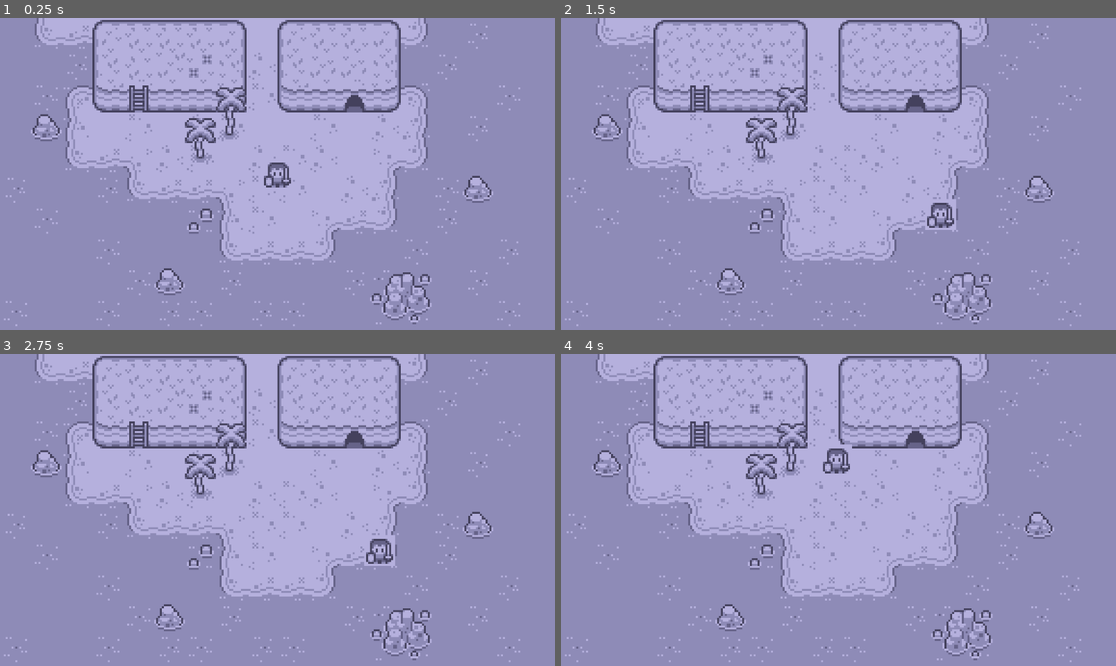
Above: before the commit, frames 1-4 (two rows, left to right).
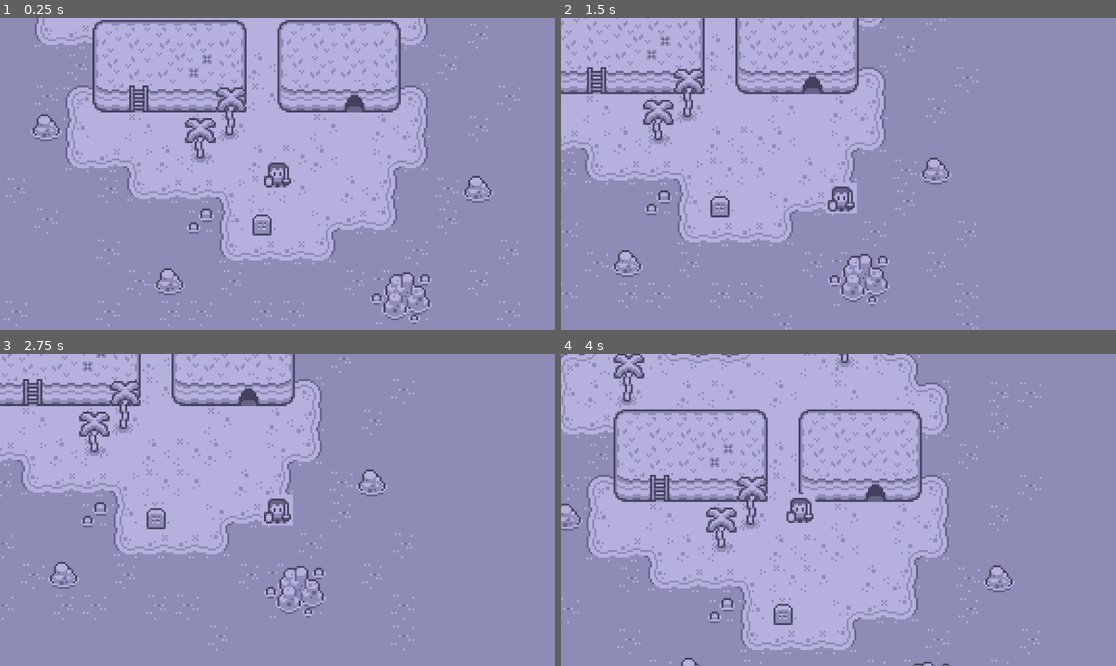
Above: after the commit, the same moments.

Repository: xexemery/exploration-game
Game: Godot game, scene res://scenes/game.tscn
The game is run twice, just before and just after one commit, with the same random seed, the same clock (stepped at 60 frames per second) and the same inputs.
Inputs:
- Up to frame 1 (0.25 s): no input
- Up to frame 2 (1.5 s): tap Enter at 0.5 s; hold D (move_right) 0.53-1.28 s; hold S (move_down) from 1.28 s (still down)
- Up to frame 3 (2.75 s): release S (move_down) at 2.03 s; hold D (move_right) from 2.03 s (still down)
- Up to frame 4 (4 s): tap Space at 2.75 s; release D (move_right) at 2.78 s; hold W (move_up) 2.78-3.53 s; hold A (move_left) from 3.53 s (still down)

The runs differ from the first frame. In frame 1, 0.2% of the frame differs, in the area x 44-50%, y 60-70%; in frame 2, 31%, in the area x 0-94%, y 0-100%; in frame 3, 30%; in frame 4, 30%.

Commit message:
Make camera follow player

Diff:
--- a/scenes/game.tscn
+++ b/scenes/game.tscn
@@ -484,13 +484,222 @@
 7:1/0 = 0
 8:1/0 = 0
 9:1/0 = 0
+9:1/0/physics_layer_0/polygon_0/points = PackedVector2Array(-8, -8, 8, -8, 8, 8, -8, 8)
 10:1/0 = 0
+10:1/0/physics_layer_0/polygon_0/points = PackedVector2Array(-8, -8, 8, -8, 8, 8, -8, 8)
 11:1/0 = 0
+11:1/0/physics_layer_0/polygon_0/points = PackedVector2Array(-8, -8, 8, -8, 8, 8, -8, 8)
 12:1/0 = 0
+12:1/0/physics_layer_0/polygon_0/points = PackedVector2Array(-8, -8, 8, -8, 8, 8, -8, 8)
 13:1/0 = 0
+13:1/0/physics_layer_0/polygon_0/points = PackedVector2Array(-8, -8, 8, -8, 8, 8, -8, 8)
 14:1/0 = 0
 15:1/0 = 0
 16:1/0 = 0
+0:2/0 = 0
+1:2/0 = 0
+2:2/0 = 0
+3:2/0 = 0
+4:2/0 = 0
+5:2/0 = 0
+6:2/0 = 0
+7:2/0 = 0
+8:2/0 = 0
+9:2/0 = 0
+9:2/0/physics_layer_0/polygon_0/points = PackedVector2Array(-8, -8, 8, -8, 8, 8, -8, 8)
+10:2/0 = 0
+10:2/0/physics_layer_0/polygon_0/points = PackedVector2Array(-8, -8, 8, -8, 8, 8, -8, 8)
+11:2/0 = 0
+11:2/0/physics_layer_0/polygon_0/points = PackedVector2Array(-8, -8, 8, -8, 8, 8, -8, 8)
+12:2/0 = 0
+12:2/0/physics_layer_0/polygon_0/points = PackedVector2Array(-8, -8, 8, -8, 8, 8, -8, 8)
+13:2/0 = 0
+13:2/0/physics_layer_0/polygon_0/points = PackedVector2Array(-8, -8, 8, -8, 8, 8, -8, 8)
+14:2/0 = 0
+15:2/0 = 0
+16:2/0 = 0
+0:3/0 = 0
+1:3/0 = 0
+2:3/0 = 0
+3:3/0 = 0
+4:3/0 = 0
+5:3/0 = 0
+6:3/0 = 0
+7:3/0 = 0
+8:3/0 = 0
+9:3/0 = 0
+9:3/0/physics_layer_0/polygon_0/points = PackedVector2Array(-8, -8, 8, -8, 8, 8, -8, 8)
+10:3/0 = 0
+10:3/0/physics_layer_0/polygon_0/points = PackedVector2Array(-8, -8, 8, -8, 8, 8, -8, 8)
+11:3/0 = 0
+11:3/0/physics_layer_0/polygon_0/points = PackedVector2Array(-8, -8, 8, -8, 8, 8, -8, 8)
+12:3/0 = 0
+12:3/0/physics_layer_0/polygon_0/points = PackedVector2Array(-8, -8, 8, -8, 8, 8, -8, 8)
+13:3/0 = 0
+13:3/0/physics_layer_0/polygon_0/points = PackedVector2Array(-8, -8, 8, -8, 8, 8, -8, 8)
+14:3/0 = 0
+15:3/0 = 0
+16:3/0 = 0
+0:4/0 = 0
+1:4/0 = 0
+2:4/0 = 0
+3:4/0 = 0
+4:4/0 = 0
+5:4/0 = 0
+6:4/0 = 0
+7:4/0 = 0
+8:4/0 = 0
+9:4/0 = 0
+10:4/0 = 0
+11:4/0 = 0
+12:4/0 = 0
+13:4/0 = 0
+14:4/0 = 0
+15:4/0 = 0
+16:4/0 = 0
+0:5/0 = 0
+0:5/0/physics_layer_0/polygon_0/points = PackedVector2Array(-8, -8, 8, -8, 8, 8, -8, 8)
+1:5/0 = 0
+1:5/0/physics_layer_0/polygon_0/points = PackedVector2Array(-8, -8, 8, -8, 8, 8, -8, 8)
+2:5/0 = 0
+2:5/0/physics_layer_0/polygon_0/points = PackedVector2Array(-8, -8, 8, -8, 8, 8, -8, 8)
+3:5/0 = 0
+3:5/0/physics_layer_0/polygon_0/points = PackedVector2Array(-8, -8, 8, -8, 8, 8, -8, 8)
+4:5/0 = 0
+5:5/0 = 0
+5:5/0/physics_layer_0/polygon_0/points = PackedVector2Array(-8, -8, 8, -8, 8, 8, -8, 8)
+6:5/0 = 0
+7:5/0 = 0
+8:5/0 = 0
+8:5/0/physics_layer_0/polygon_0/points = PackedVector2Array(-8, -8, 8, -8, 8, 8, -8, 8)
+9:5/0 = 0
+9:5/0/physics_layer_0/polygon_0/points = PackedVector2Array(-8, -8, 8, -8, 8, 8, -8, 8)
+10:5/0 = 0
+10:5/0/physics_layer_0/polygon_0/points = PackedVector2Array(-8, -8, 8, -8, 8, 8, -8, 8)
+11:5/0 = 0
+11:5/0/physics_layer_0/polygon_0/points = PackedVector2Array(-8, -8, 8, -8, 8, 8, -8, 8)
+12:5/0 = 0
+12:5/0/physics_layer_0/polygon_0/points = PackedVector2Array(-8, -8, 8, -8, 8, 8, -8, 8)
+13:5/0 = 0
+13:5/0/physics_layer_0/polygon_0/points = PackedVector2Array(-8, -8, 8, -8, 8, 8, -8, 8)
+14:5/0 = 0
+14:5/0/physics_layer_0/polygon_0/points = PackedVector2Array(-8, -8, 8, -8, 8, 8, -8, 8)
+15:5/0 = 0
+15:5/0/physics_layer_0/polygon_0/points = PackedVector2Array(-8, -8, 8, -8, 8, 8, -8, 8)
+16:5/0 = 0
+16:5/0/physics_layer_0/polygon_0/points = PackedVector2Array(-8, -8, 8, -8, 8, 8, -8, 8)
+0:6/0 = 0
+0:6/0/physics_layer_0/polygon_0/points = PackedVector2Array(-8, -8, 8, -8, 8, 8, -8, 8)
+1:6/0 = 0
+1:6/0/physics_layer_0/polygon_0/points = PackedVector2Array(-8, -8, 8, -8, 8, 8, -8, 8)
+2:6/0 = 0
+2:6/0/physics_layer_0/polygon_0/points = PackedVector2Array(-8, -8, 8, -8, 8, 8, -8, 8)
+3:6/0 = 0
+3:6/0/physics_layer_0/polygon_0/points = PackedVector2Array(-8, -8, 8, -8, 8, 8, -8, 8)
+4:6/0 = 0
+4:6/0/physics_layer_0/polygon_0/points = PackedVector2Array(-8, -8, 8, -8, 8, 8, -8, 8)
+5:6/0 = 0
+5:6/0/physics_layer_0/polygon_0/points = PackedVector2Array(-8, -8, 8, -8, 8, 8, -8, 8)
+6:6/0 = 0
+6:6/0/physics_layer_0/polygon_0/points = PackedVector2Array(-8, -8, 8, -8, 8, 8, -8, 8)
+7:6/0 = 0
+7:6/0/physics_layer_0/polygon_0/points = PackedVector2Array(-8, -8, 8, -8, 8, 8, -8, 8)
+8:6/0 = 0
+8:6/0/physics_layer_0/polygon_0/points = PackedVector2Array(-8, -8, 8, -8, 8, 8, -8, 8)
+9:6/0 = 0
+9:6/0/physics_layer_0/polygon_0/points = PackedVector2Array(-8, -8, 8, -8, 8, 8, -8, 8)
+10:6/0 = 0
+10:6/0/physics_layer_0/polygon_0/points = PackedVector2Array(-8, -8, 8, -8, 8, 8, -8, 8)
+11:6/0 = 0
+11:6/0/physics_layer_0/polygon_0/points = PackedVector2Array(-8, -8, 8, -8, 8, 8, -8, 8)
+12:6/0 = 0
+12:6/0/physics_layer_0/polygon_0/points = PackedVector2Array(-8, -8, 8, -8, 8, 8, -8, 8)
+13:6/0 = 0
+13:6/0/physics_layer_0/polygon_0/points = PackedVector2Array(-8, -8, 8, -8, 8, 8, -8, 8)
+14:6/0 = 0
+14:6/0/physics_layer_0/polygon_0/points = PackedVector2Array(-8, -8, 8, -8, 8, 8, -8, 8)
+15:6/0 = 0
+16:6/0 = 0
+0:7/0 = 0
+0:7/0/physics_layer_0/polygon_0/points = PackedVector2Array(-8, -8, 8, -8, 8, 8, -8, 8)
+1:7/0 = 0
+1:7/0/physics_layer_0/polygon_0/points = PackedVector2Array(-8, -8, 8, -8, 8, 8, -8, 8)
+2:7/0 = 0
+2:7/0/physics_layer_0/polygon_0/points = PackedVector2Array(-8, -8, 8, -8, 8, 8, -8, 8)
+3:7/0 = 0
+3:7/0/physics_layer_0/polygon_0/points = PackedVector2Array(-8, -8, 8, -8, 8, 8, -8, 8)
+4:7/0 = 0
+4:7/0/physics_layer_0/polygon_0/points = PackedVector2Array(-8, -8, 8, -8, 8, 8, -8, 8)
+5:7/0 = 0
+5:7/0/physics_layer_0/polygon_0/points = PackedVector2Array(-8, -8, 8, -8, 8, 8, -8, 8)
+6:7/0 = 0
+6:7/0/physics_layer_0/polygon_0/points = PackedVector2Array(-8, -8, 8, -8, 8, 8, -8, 8)
+7:7/0 = 0
+7:7/0/physics_layer_0/polygon_0/points = PackedVector2Array(-8, -8, 8, -8, 8, 8, -8, 8)
+8:7/0 = 0
+8:7/0/physics_layer_0/polygon_0/points = PackedVector2Array(-8, -8, 8, -8, 8, 8, -8, 8)
+9:7/0 = 0
+9:7/0/physics_layer_0/polygon_0/points = PackedVector2Array(-8, -8, 8, -8, 8, 8, -8, 8)
+10:7/0 = 0
+10:7/0/physics_layer_0/polygon_0/points = PackedVector2Array(-8, -8, 8, -8, 8, 8, -8, 8)
+11:7/0 = 0
+11:7/0/physics_layer_0/polygon_0/points = PackedVector2Array(-8, -8, 8, -8, 8, 8, -8, 8)
+12:7/0 = 0
+12:7/0/physics_layer_0/polygon_0/points = PackedVector2Array(-8, -8, 8, -8, 8, 8, -8, 8)
+13:7/0 = 0
+13:7/0/physics_layer_0/polygon_0/points = PackedVector2Array(-8, -8, 8, -8, 8, 8, -8, 8)
+14:7/0 = 0
+14:7/0/physics_layer_0/polygon_0/points = PackedVector2Array(-8, -8, 8, -8, 8, 8, -8, 8)
+15:7/0 = 0
+15:7/0/physics_layer_0/polygon_0/points = PackedVector2Array(-8, -8, 8, -8, 8, 8, -8, 8)
+16:7/0 = 0
+16:7/0/physics_layer_0/polygon_0/points = PackedVector2Array(-8, -8, 8, -8, 8, 8, -8, 8)
+
+[sub_resource type="TileSetAtlasSource" id="TileSetAtlasSource_p57ef"]
+texture = ExtResource("1_yqjtg")
+0:0/0 = 0
+1:0/0 = 0
+2:0/0 = 0
+3:0/0 = 0
+4:0/0 = 0
+5:0/0 = 0
+6:0/0 = 0
+7:0/0 = 0
+8:0/0 = 0
+9:0/0 = 0
+10:0/0 = 0
+11:0/0 = 0
+12:0/0 = 0
+13:0/0 = 0
+13:0/0/physics_layer_0/polygon_0/points = PackedVector2Array(-8, -8, 8, -8, 8, 8, -8, 8)
+14:0/0 = 0
+14:0/0/physics_layer_0/polygon_0/points = PackedVector2Array(-8, -8, 8, -8, 8, 8, -8, 8)
+15:0/0 = 0
+15:0/0/physics_layer_0/polygon_0/points = PackedVector2Array(-8, -8, 8, -8, 8, 8, -8, 8)
+16:0/0 = 0
+16:0/0/physics_layer_0/polygon_0/points = PackedVector2Array(-8, -8, 8, -8, 8, 8, -8, 8)
+0:1/0 = 0
+1:1/0 = 0
+2:1/0 = 0
+3:1/0 = 0
+4:1/0 = 0
+5:1/0 = 0
+6:1/0 = 0
+7:1/0 = 0
+8:1/0 = 0
+9:1/0 = 0
+10:1/0 = 0
+11:1/0 = 0
+11:1/0/physics_layer_0/polygon_0/points = PackedVector2Array(-8, -8, 8, -8, 8, 8, -8, 8)
+12:1/0 = 0
+13:1/0 = 0
+13:1/0/physics_layer_0/polygon_0/points = PackedVector2Array(-8, -8, 8, -8, 8, 8, -8, 8)
+14:1/0 = 0
+14:1/0/physics_layer_0/polygon_0/points = PackedVector2Array(-8, -8, 8, -8, 8, 8, -8, 8)
+15:1/0 = 0
+15:1/0/physics_layer_0/polygon_0/points = PackedVector2Array(-8, -8, 8, -8, 8, 8, -8, 8)
+16:1/0 = 0
+16:1/0/physics_layer_0/polygon_0/points = PackedVector2Array(-8, -8, 8, -8, 8, 8, -8, 8)
 0:2/0 = 0
 1:2/0 = 0
 2:2/0 = 0
@@ -505,9 +714,13 @@
 11:2/0 = 0
 12:2/0 = 0
 13:2/0 = 0
+13:2/0/physics_layer_0/polygon_0/points = PackedVector2Array(-8, -8, 8, -8, 8, 8, -8, 8)
 14:2/0 = 0
+14:2/0/physics_layer_0/polygon_0/points = PackedVector2Array(-8, -8, 8, -8, 8, 8, -8, 8)
 15:2/0 = 0
+15:2/0/physics_layer_0/polygon_0/points = PackedVector2Array(-8, -8, 8, -8, 8, 8, -8, 8)
 16:2/0 = 0
+16:2/0/physics_layer_0/polygon_0/points = PackedVector2Array(-8, -8, 8, -8, 8, 8, -8, 8)
 0:3/0 = 0
 1:3/0 = 0
 2:3/0 = 0
@@ -522,9 +735,13 @@
 11:3/0 = 0
 12:3/0 = 0
 13:3/0 = 0
+13:3/0/physics_layer_0/polygon_0/points = PackedVector2Array(-8, -8, 8, -8, 8, 8, -8, 8)
 14:3/0 = 0
+14:3/0/physics_layer_0/polygon_0/points = PackedVector2Array(-8, -8, 8, -8, 8, 8, -8, 8)
 15:3/0 = 0
+15:3/0/physics_layer_0/polygon_0/points = PackedVector2Array(-8, -8, 8, -8, 8, 8, -8, 8)
 16:3/0 = 0
+16:3/0/physics_layer_0/polygon_0/points = PackedVector2Array(-8, -8, 8, -8, 8, 8, -8, 8)
 0:4/0 = 0
 1:4/0 = 0
 2:4/0 = 0
@@ -594,153 +811,15 @@
 15:7/0 = 0
 16:7/0 = 0
 
-[sub_resource type="TileSetAtlasSource" id="TileSetAtlasSource_p57ef"]
-texture = ExtResource("1_yqjtg")
-0:0/0 = 0
-1:0/0 = 0
-2:0/0 = 0
-3:0/0 = 0
-4:0/0 = 0
-5:0/0 = 0
-6:0/0 = 0
-7:0/0 = 0
-8:0/0 = 0
-9:0/0 = 0
-10:0/0 = 0
-11:0/0 = 0
-12:0/0 = 0
-13:0/0 = 0
-14:0/0 = 0
-15:0/0 = 0
-16:0/0 = 0
-0:1/0 = 0
-1:1/0 = 0
-2:1/0 = 0
-3:1/0 = 0
-4:1/0 = 0
-5:1/0 = 0
-6:1/0 = 0
-7:1/0 = 0
-8:1/0 = 0
-9:1/0 = 0
-10:1/0 = 0
-11:1/0 = 0
-12:1/0 = 0
-13:1/0 = 0
-14:1/0 = 0
-15:1/0 = 0
-16:1/0 = 0
-0:2/0 = 0
-1:2/0 = 0
-2:2/0 = 0
-3:2/0 = 0
-4:2/0 = 0
-5:2/0 = 0
-6:2/0 = 0
-7:2/0 = 0
-8:2/0 = 0
-9:2/0 = 0
-10:2/0 = 0
-11:2/0 = 0
-12:2/0 = 0
-13:2/0 = 0
-14:2/0 = 0
-15:2/0 = 0
-16:2/0 = 0
-0:3/0 = 0
-1:3/0 = 0
-2:3/0 = 0
-3:3/0 = 0
-4:3/0 = 0
-5:3/0 = 0
-6:3/0 = 0
-7:3/0 = 0
-8:3/0 = 0
-9:3/0 = 0
-10:3/0 = 0
-11:3/0 = 0
-12:3/0 = 0
-13:3/0 = 0
-14:3/0 = 0
-15:3/0 = 0
-16:3/0 = 0
-0:4/0 = 0
-1:4/0 = 0
-2:4/0 = 0
-3:4/0 = 0
-4:4/0 = 0
-5:4/0 = 0
-6:4/0 = 0
-7:4/0 = 0
-8:4/0 = 0
-9:4/0 = 0
-10:4/0 = 0
-11:4/0 = 0
-12:4/0 = 0
-13:4/0 = 0
-14:4/0 = 0
-15:4/0 = 0
-16:4/0 = 0
-0:5/0 = 0
-1:5/0 = 0
-2:5/0 = 0
-3:5/0 = 0
-4:5/0 = 0
-5:5/0 = 0
-6:5/0 = 0
-7:5/0 = 0
-8:5/0 = 0
-9:5/0 = 0
-10:5/0 = 0
-11:5/0 = 0
-12:5/0 = 0
-13:5/0 = 0
-14:5/0 = 0
-15:5/0 = 0
-16:5/0 = 0
-0:6/0 = 0
-1:6/0 = 0
-2:6/0 = 0
-3:6/0 = 0
-4:6/0 = 0
-5:6/0 = 0
-6:6/0 = 0
-7:6/0 = 0
-8:6/0 = 0
-9:6/0 = 0
-10:6/0 = 0
-11:6/0 = 0
-12:6/0 = 0
-13:6/0 = 0
-14:6/0 = 0
-15:6/0 = 0
-16:6/0 = 0
-0:7/0 = 0
-1:7/0 = 0
-2:7/0 = 0
-3:7/0 = 0
-4:7/0 = 0
-5:7/0 = 0
-6:7/0 = 0
-7:7/0 = 0
-8:7/0 = 0
-9:7/0 = 0
-10:7/0 = 0
-11:7/0 = 0
-12:7/0 = 0
-13:7/0 = 0
-14:7/0 = 0
-15:7/0 = 0
-16:7/0 = 0
-
 [sub_resource type="TileSet" id="TileSet_u5sy4"]
+physics_layer_0/collision_layer = 1
 sources/0 = SubResource("TileSetAtlasSource_lnu2h")
 sources/1 = SubResource("TileSetAtlasSource_p57ef")
 
 [node name="Game" type="Node2D"]
 
 [node name="World" type="TileMapLayer" parent="."]
-tile_map_data = PackedByteArray("AAD+/wIAAQADAAIAAAD//wIAAQA …(102 unchanged characters)… AADAAAAAQAFAAEAAAAAAAEAAQAAAAAAAAD//wEAAQAEAAEAAAD+/wEAAQADAAEAAAD9/wEAAQABAAIAAAD9/wA …(16591 unchanged characters)…
+tile_map_data = PackedByteArray("AAD+/wIAAQADAAIAAAD//wIAAQA …(102 unchanged characters)… AADAAAAAQAFAAEAAAAAAAEAAQAAAAAAAAD//wEAAAAPAAMAAAD+/wEAAQADAAEAAAD9/wEAAQABAAIAAAD9/wA …(16591 unchanged characters)…
 tile_set = SubResource("TileSet_p57ef")
 
 [node name="Decoration" type="TileMapLayer" parent="."]
@@ -749,5 +828,6 @@
 
 [node name="Player" parent="." instance=ExtResource("3_lnu2h")]
 
-[node name="Camera2D" type="Camera2D" parent="."]
+[node name="Camera2D" type="Camera2D" parent="Player"]
 zoom = Vector2(4, 4)
+position_smoothing_enabled = true
--- a/scenes/player.tscn
+++ b/scenes/player.tscn
@@ -3,8 +3,8 @@
 [ext_resource type="Texture2D" uid="uid://fqwdtnrhi3ro" path="res://assets/sprites/rpg_tiles/tile_0119.png" id="1_3vyb7"]
 [ext_resource type="Script" uid="uid://dkymgvadbd6q8" path="res://scripts/player.gd" id="1_g2els"]
 
-[sub_resource type="RectangleShape2D" id="RectangleShape2D_g2els"]
-size = Vector2(14, 13)
+[sub_resource type="CircleShape2D" id="CircleShape2D_g2els"]
+radius = 5.02494
 
 [node name="Player" type="CharacterBody2D"]
 script = ExtResource("1_g2els")
@@ -13,5 +13,5 @@
 texture = ExtResource("1_3vyb7")
 
 [node name="CollisionShape2D" type="CollisionShape2D" parent="."]
-position = Vector2(0, 0.5)
-shape = SubResource("RectangleShape2D_g2els")
+position = Vector2(0, 1)
+shape = SubResource("CircleShape2D_g2els")
